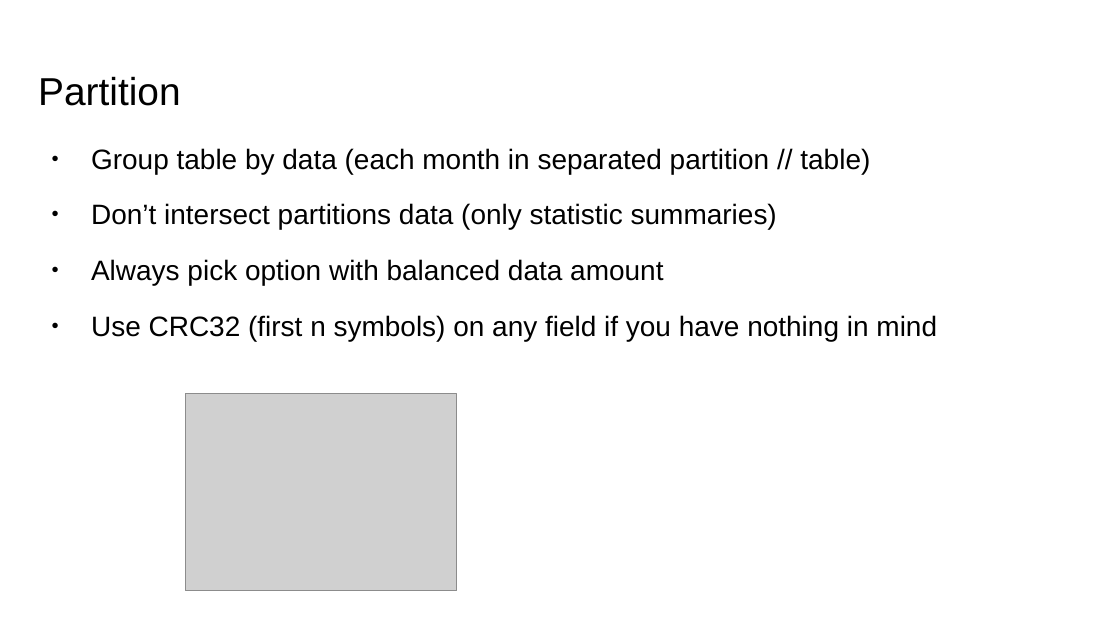
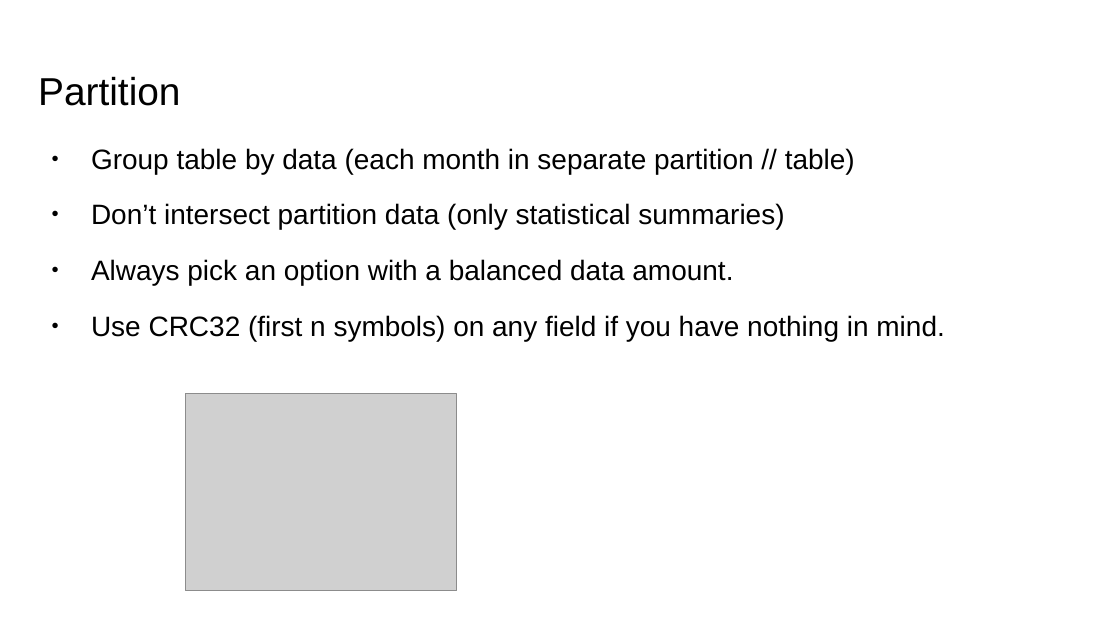
Before and after one commit to Neznajki/devclub-high-load-db, a slide deck: slide 21 of High Load System DB.pptx (slide 22 before the commit). Drawn at 1120x630 pixels with LibreOffice and Linux fonts; fonts in the diff are those of the drawing; grey boxes stand for pictures. Boxes give left, top, right and bottom in pixels: in the first picture for what was removed or moved away, otherwise in the second. Text is boxed around its words. In the diff, an @@ line names an element or a change of style, - is before the commit and + after.

Commit message:
fixed grammar.

```diff
--- a/High Load System DB.pptx
+++ b/High Load System DB.pptx
@@ text at box(91, 148, 944, 341): text changed @@
-● Group table by data (each month in separated partition // table)
-● Don’t intersect partitions data (only statistic summaries)
-● Always pick option with balanced data amount
-● Use CRC32 (first n symbols) on any field if you have nothing in mind
+● Group table by data (each month in separate partition // table)
+● Don’t intersect partition data (only statistical summaries)
+● Always pick an option with a balanced data amount.
+● Use CRC32 (first n symbols) on any field if you have nothing in mind.
```
Also in this commit, not shown: 22 other slides changed, 1 slide removed.
